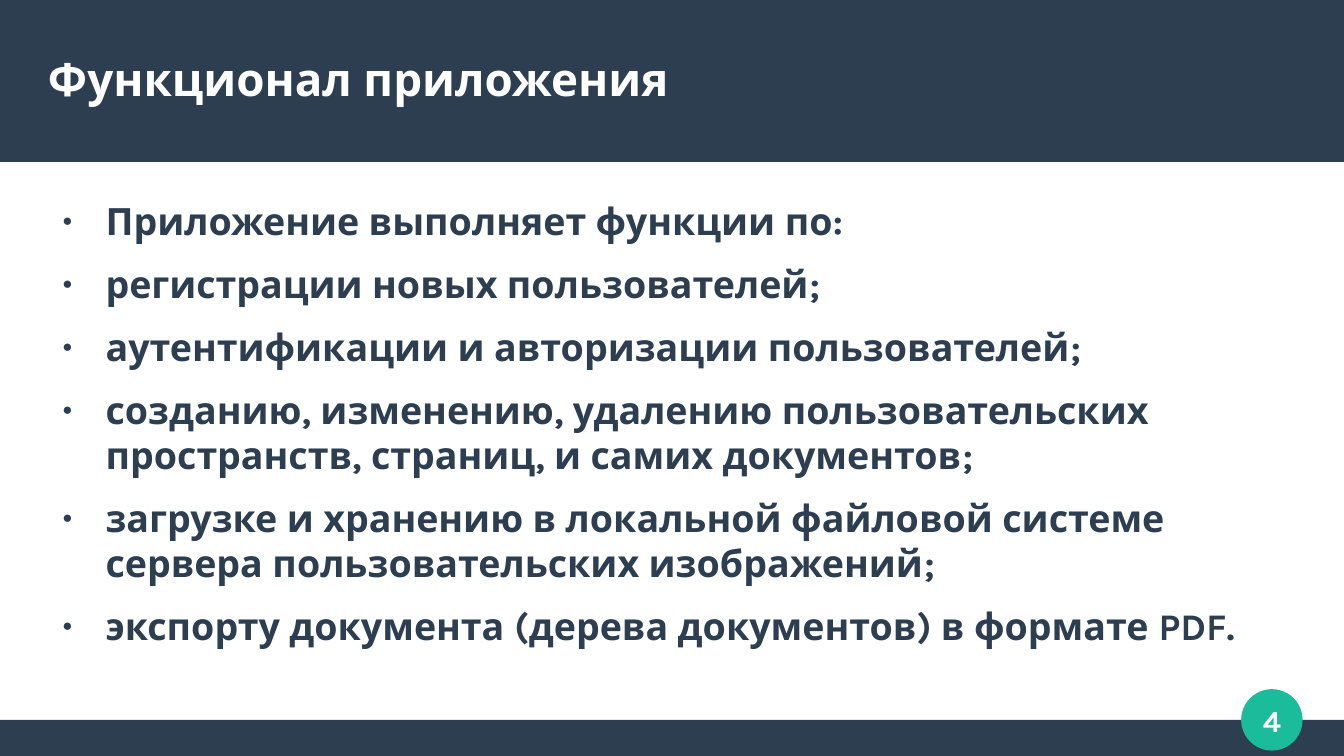
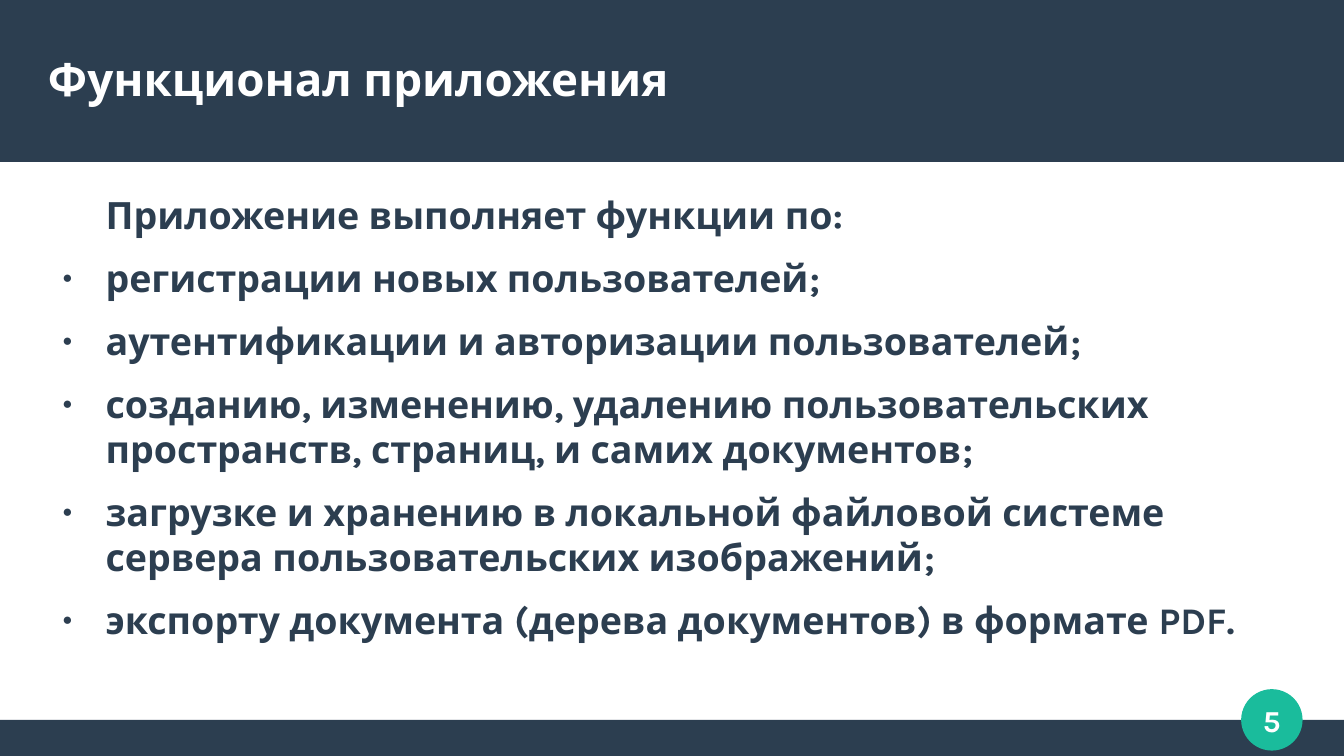
Before and after one commit to letkovmaxim/prez, a slide deck: slide 5 of prez.odp (slide 4 before the commit). Drawn at 1344x756 pixels with LibreOffice and Linux fonts; fonts in the diff are those of the drawing. Boxes give left, top, right and bottom in pixels: in the first picture for what was removed or moved away, otherwise in the second. Text is boxed around its words. In the diff, an @@ line names an element or a change of style, - is before the commit and + after.

```diff
--- a/prez.odp
+++ b/prez.odp
@@ text at [106,200,833,238]: bullet ● to none @@
@@ page number at [1263,712,1281,733]: text changed @@
-4
+5
```
Also in this commit, not shown: 2 other slides changed, 3 slides added, 6 slides removed, 1 other file.
